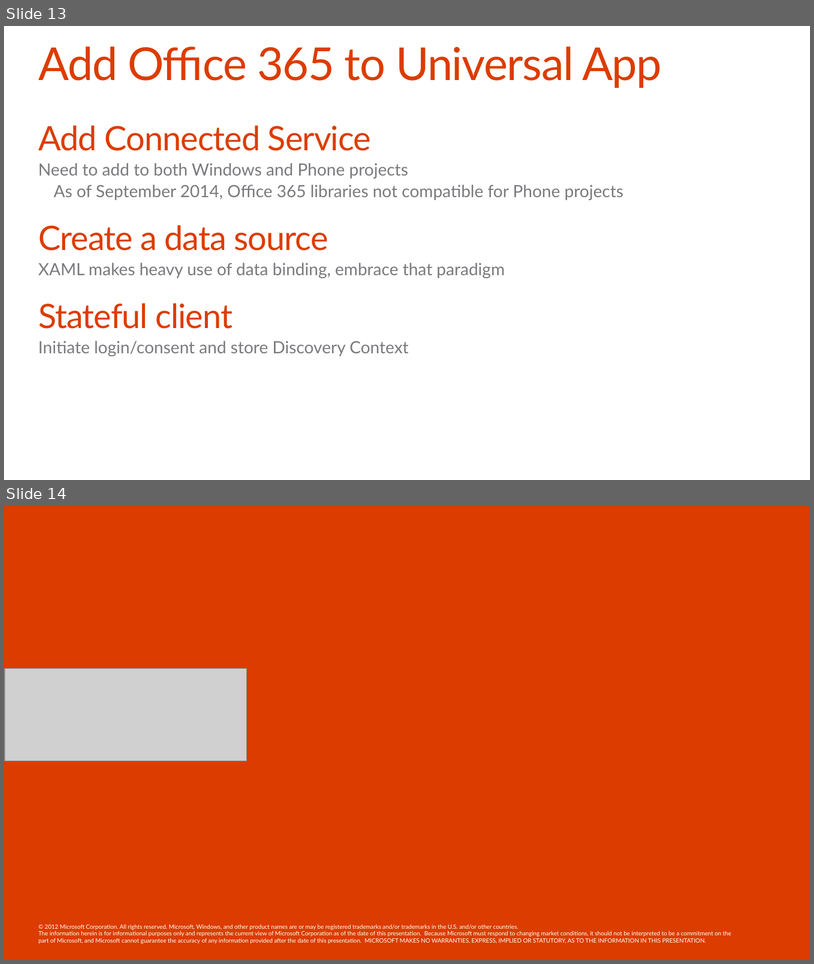
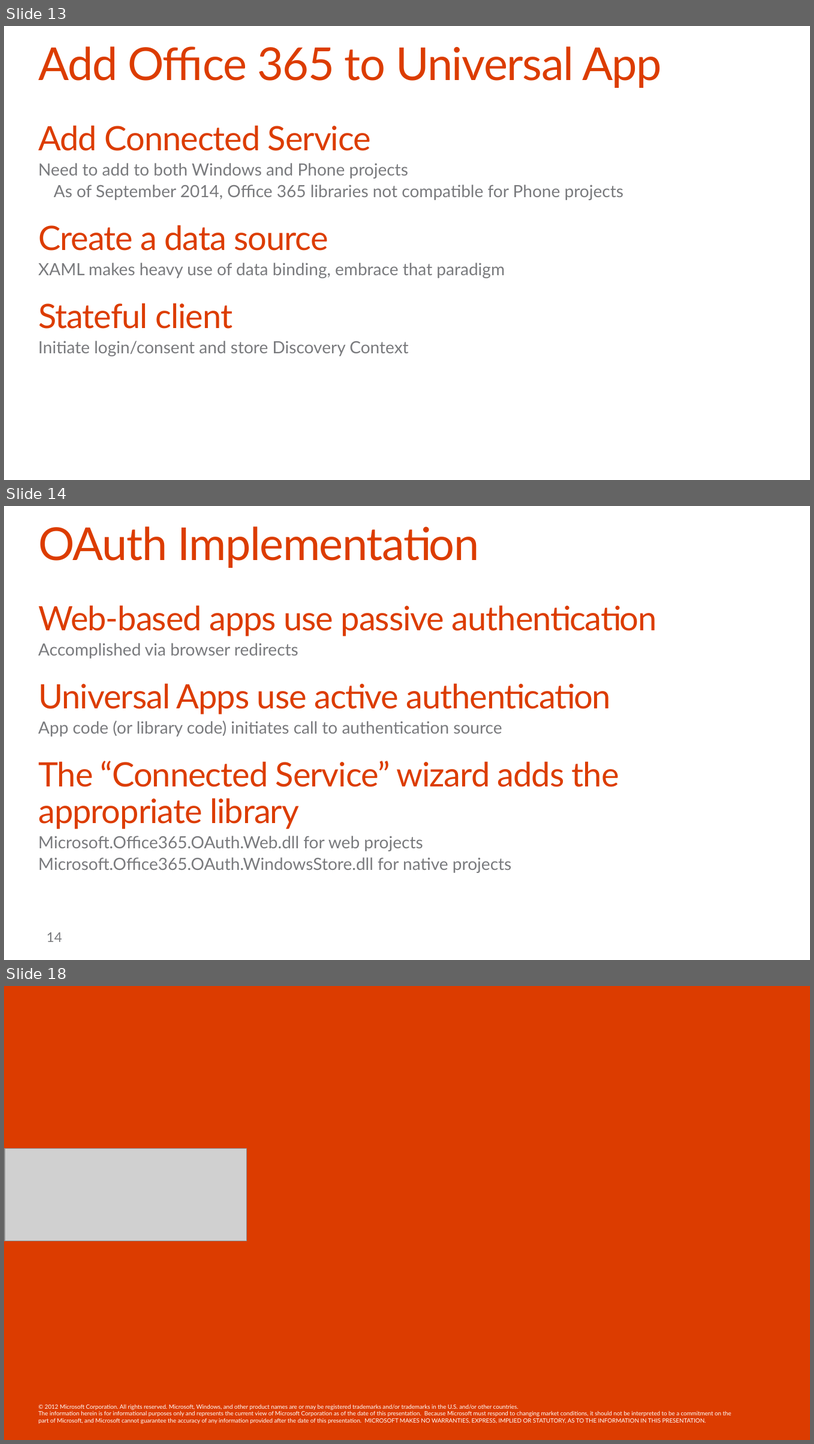
Before and after one commit to OfficeDev/TrainingContent, a slide deck: O3654-5 Deep dive into native Universal Windows App Development with Office 365 APIs/Deep Dive into native Universal App development with Office 365 APIs.pptx. Shown one above the other, each under a label of ours: slides 13 and 14 before the commit, slides 13, 14 and 18 after it; the slides between them are not shown. The pictures are 814x964 and 814x1444 pixels, drawn with LibreOffice and Linux fonts; fonts in the diff are those of the drawing; grey boxes stand for pictures; background and template pictures are left out. Boxes give left, top, right and bottom in pixels: in the first picture for what was removed or moved away, otherwise in the second. Text is boxed around its words. In the diff, an @@ line names an element or a change of style, - is before the commit and + after.

Commit message:
Deck updates

```diff
--- a/O3654-5 Deep dive into native Universal Windows App Development with Office 365 APIs/Deep Dive into native Universal App development with Office 365 APIs.pptx
+++ b/O3654-5 Deep dive into native Universal Windows App Development with Office 365 APIs/Deep Dive into native Universal App development with Office 365 APIs.pptx
@@ slide 14 added at (x1=4, y1=506, x2=810, y2=960), background #FFFFFF @@
@@ title added at (x1=38, y1=526, x2=479, y2=568), 54 pt, text #DC3C00 @@
+OAuth Implementation
@@ text added at (x1=38, y1=605, x2=657, y2=873), 20 pt, text #797A7D @@
+Web-based apps use passive authentication
+  Accomplished via browser redirects
+Universal Apps use active authentication
+  App code (or library code) initiates call to authentication source
+The “Connected Service” wizard adds the appropriate library
+  Microsoft.Office365.OAuth.Web.dll for web projects
+  Microsoft.Office365.OAuth.WindowsStore.dll for native projects
@@ page number added at (x1=47, y1=932, x2=62, y2=942), 16 pt, text #797A7D @@
+14
@@ what was slide 14 is now slide 18 @@
```
Also in this commit, not shown: 3 other slides added.
